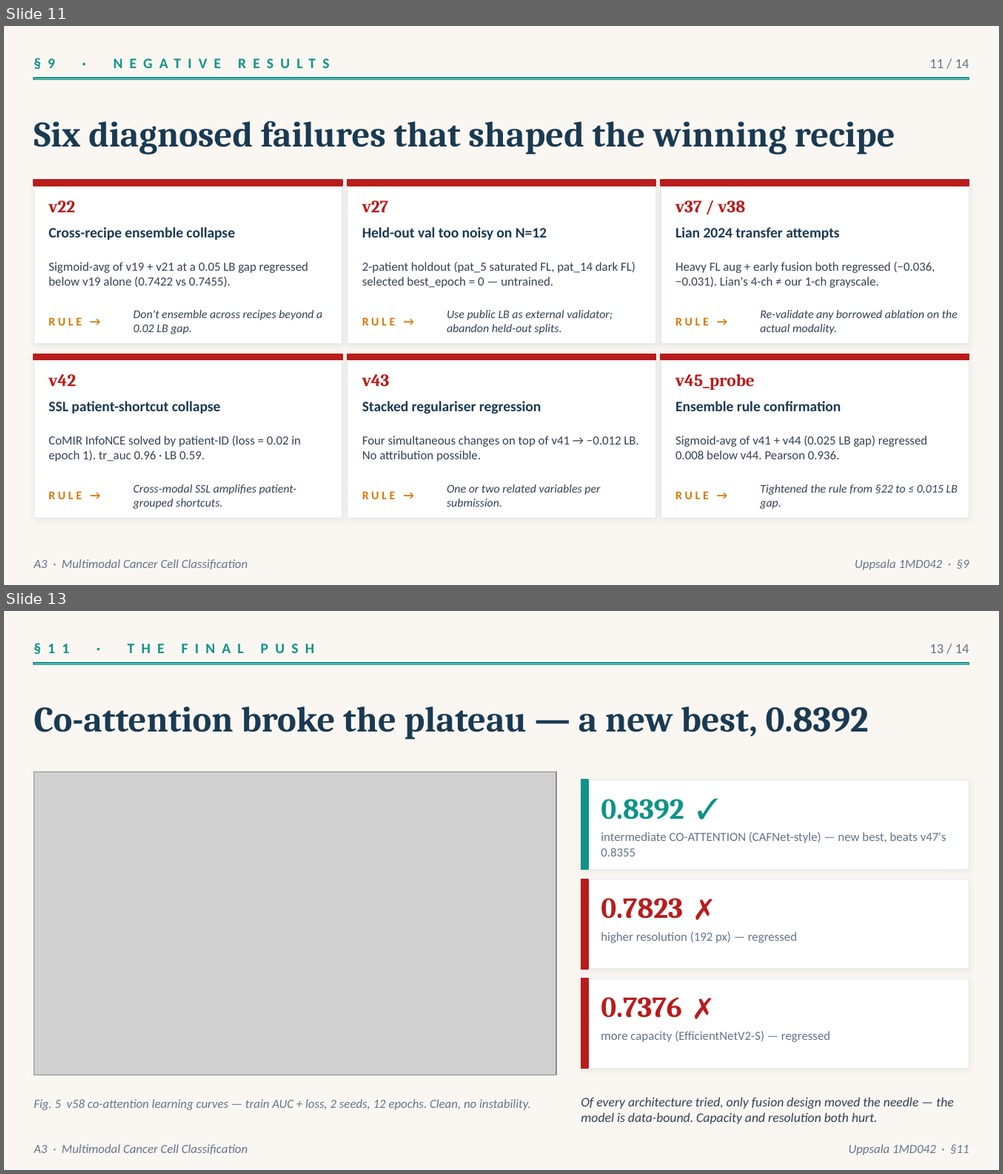
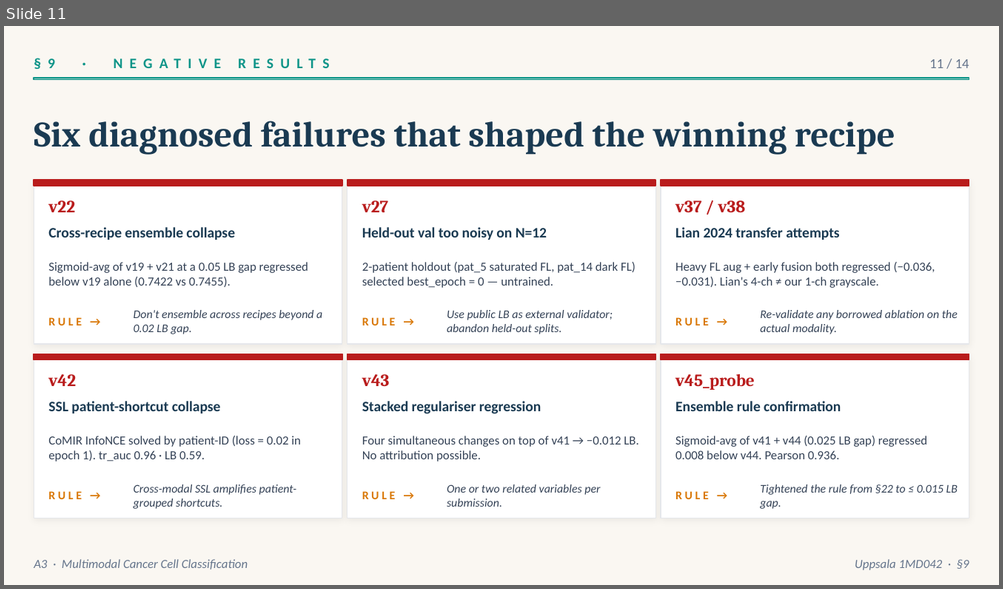
Before and after one commit to rafallex/multimodal-microscopy-distillation, a slide deck: presentation/A3_cancer_challenge.pptx. Shown one above the other, each under a label of ours: slides 11 and 13 before the commit, slide 11 after it; the slides between them are not shown. The pictures are 1003x1174 and 1003x589 pixels, drawn with LibreOffice and Linux fonts; fonts in the diff are those of the drawing; grey boxes stand for pictures. Boxes give left, top, right and bottom in pixels: in the first picture for what was removed or moved away, otherwise in the second. Text is boxed around its words. In the diff, an @@ line names an element or a change of style, - is before the commit and + after.

```diff
--- a/presentation/A3_cancer_challenge.pptx
+++ b/presentation/A3_cancer_challenge.pptx
@@ slide 13 removed at <box>4,611,999,1170</box>, background #FAF7F2 @@
@@ text removed at <box>929,644,969,653</box> @@
-13 / 14
@@ rectangle removed at <box>34,663,969,665</box> @@
@@ text removed at <box>34,706,868,740</box> @@
-Co-attention broke the plateau — a new best, 0.8392
@@ text removed at <box>343,706,396,732</box> @@
-§11 · THE FINAL PUSH
@@ picture removed at <box>34,772,556,1076</box> @@
@@ rectangle removed at <box>581,780,969,869</box> @@
@@ rectangle removed at <box>581,780,588,869</box> @@
@@ text removed at <box>600,799,683,820</box> @@
-0.8392 ✓
@@ text removed at <box>600,832,946,857</box> @@
-intermediate CO-ATTENTION (CAFNet-style) — new best, beats v47's 0.8355
@@ rectangle removed at <box>581,880,969,969</box> @@
@@ rectangle removed at <box>581,880,588,969</box> @@
@@ text removed at <box>600,898,683,919</box> @@
-0.7823 ✗
@@ text removed at <box>600,932,797,943</box> @@
-higher resolution (192 px) — regressed
@@ rectangle removed at <box>581,979,969,1068</box> @@
@@ rectangle removed at <box>581,979,588,1068</box> @@
@@ text removed at <box>600,997,682,1018</box> @@
-0.7376 ✗
@@ text removed at <box>600,1031,830,1042</box> @@
-more capacity (EfficientNetV2-S) — regressed
@@ text removed at <box>580,1097,953,1125</box> @@
-Of every architecture tried, only fusion design moved the needle — the model is data-bound. Capacity and resolution both hurt.
@@ text removed at <box>34,1099,531,1111</box> @@
-Fig. 5 v58 co-attention learning curves — train AUC + loss, 2 seeds, 12 epochs. Clean, no instability.
@@ text removed at <box>34,1145,247,1155</box> @@
-A3 · Multimodal Cancer Cell Classification
@@ text removed at <box>848,1145,968,1156</box> @@
-Uppsala 1MD042 · §11
```
Also in this commit, not shown: 6 slides changed, 1 slide added, 5 other files.
